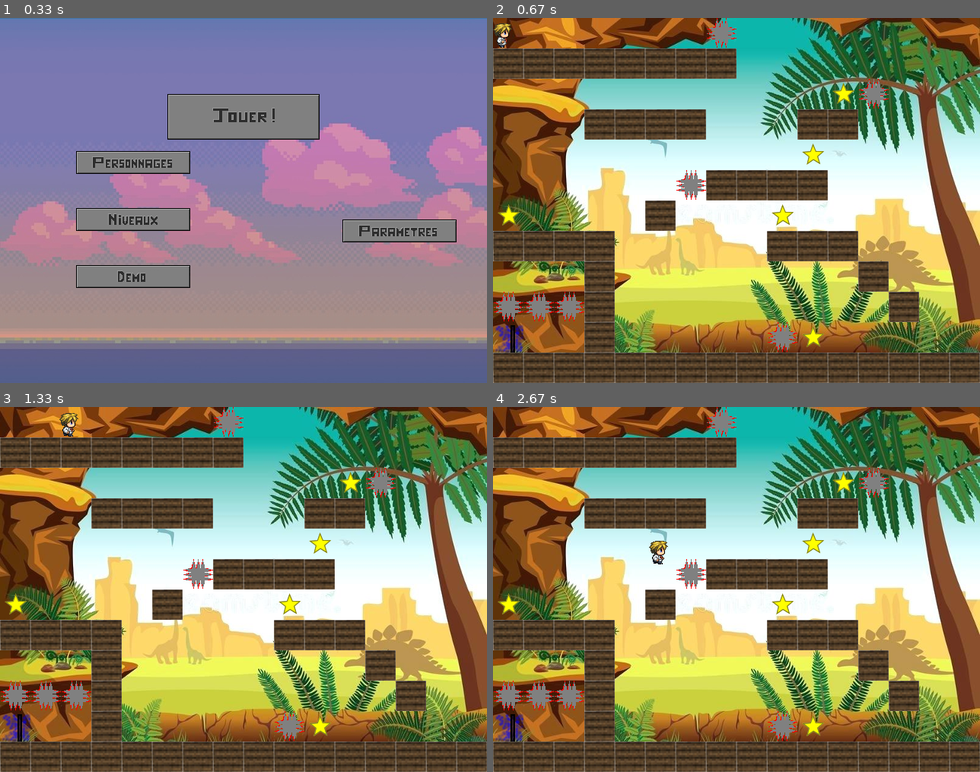
Above: before the commit, frames 1-4 (two rows, left to right).
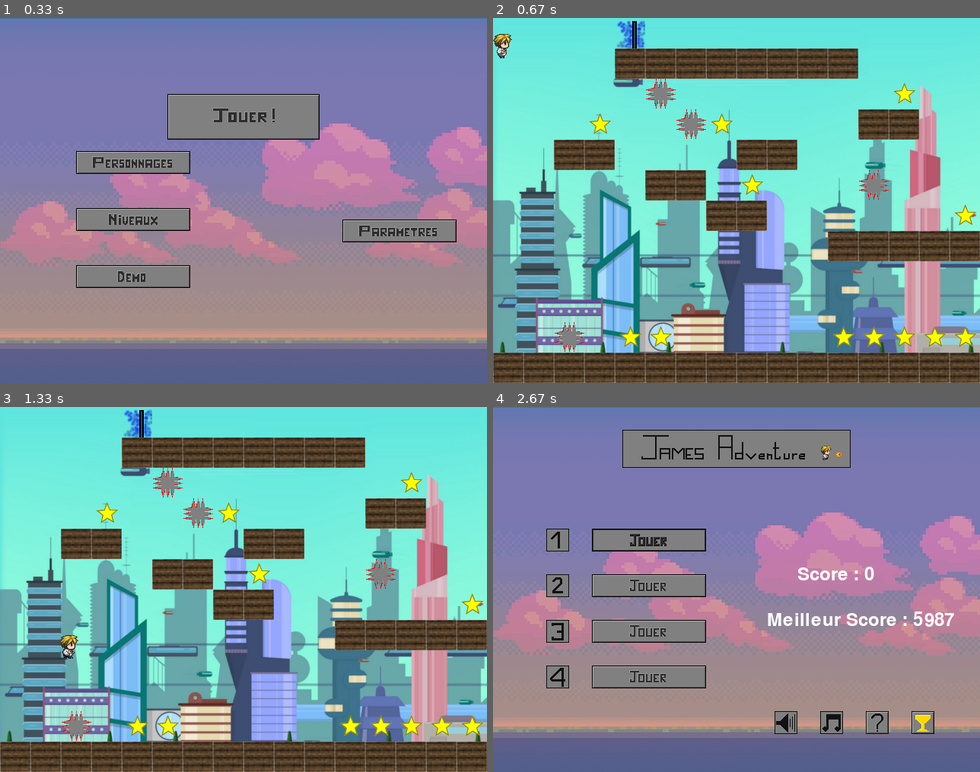
Above: after the commit, the same moments.

Repository: timcrl/jamesadventure
Game: pygame game, started from menu.py
The game is run twice, just before and just after one commit, with the same random seed, the same clock (stepped at 60 frames per second) and the same inputs.
Inputs (mouse positions are in pixels of both pictures, inside the frame that each line leads up to):
- Up to frame 1 (0.33 s): no input
- Up to frame 2 (0.67 s): click (736, 120) at 0.38 s
- Up to frame 3 (1.33 s): hold Right 0.67-1.13 s; hold Up from 1.17 s (still down); tap Space at 1.23 s
- Up to frame 4 (2.67 s): release Up at 1.47 s; click (648, 538) at 2.63 s

Frame 1 is identical in both runs. In frame 2, 89% of the frame differs, in the area x 0-100%, y 0-92%; in frame 3, 89%; in frame 4, 100%, in the area x 0-100%, y 0-100%.

Commit message:
Nouveaux Niveaux crées

Diff:
--- a/constantes.py
+++ b/constantes.py
@@ -40,8 +40,8 @@
 
 # Dictionnaires stockant toutes les information des niveaux
 l1 = {'file':'data/levels/l1.txt', 'background':'data/images/background-dinos.png', 'width':640, 'height':480, 'platform':'data/images/planks.png'}
-l2 = {'file':'data/levels/l2.txt', 'background':'data/images/background-factory.jpg', 'width':640, 'height':480, 'platform':'data/images/planks.png'}
-l3 = {'file':'data/levels/l3.txt', 'background':'data/images/background-contempory.jpg', 'width':640, 'height':480, 'platform':'data/images/plateforme2.png'}
+l2 = {'file':'data/levels/l2.txt', 'background':'data/images/background-factory.png', 'width':640, 'height':480, 'platform':'data/images/planks.png'}
+l3 = {'file':'data/levels/l3.txt', 'background':'data/images/background-contempory.png', 'width':640, 'height':480, 'platform':'data/images/plateforme2.png'}
 l4 = {'file':'data/levels/l4.txt', 'background':'data/images/background-futuristic.png', 'width':640, 'height':480, 'platform':'data/images/plateforme2.png'}
 
 
--- a/data/levels/l1.txt
+++ b/data/levels/l1.txt
@@ -1,12 +1,12 @@
-0000000e00000000
-mmmmmttm00000000
-00000000000se000
-000mmmmiiimm0000
-0000000000s00000
-000000emmmm00000
-s0000m000s000000
-mmmm00000mmm0000
-000m00000000m000
-eeem000000000m00
-p00t00000es00000
+0000000000000000
+00000s0000000mmm
+mmmmmmm000000tsm
+00000000000mmmmm
+0s00000000000000
+0mmiiimmmmmmmm00
+0000000000000000
+0000000000000mmm
+000000000000m000
+00000s00000m0000
+p0000e0000m00000
 mmmmmmmmmmmmmmmm
--- /dev/null
+++ b/data/levels/l2.txt
@@ -0,0 +1,12 @@
+0000000e00000000
+mmmmmttm00000000
+00000000000se000
+000mmmmiiimm0000
+0000000000se0000
+000000emmmm00000
+s0000m000s000000
+mmmm00000mmm0000
+000m00000000m000
+eeem000000000m00
+p00t00000es00000
+mmmmmmmmmmmmmmmm
--- a/data/levels/l4.txt
+++ b/data/levels/l4.txt
@@ -1,12 +1,13 @@
-000s000e0000000p
-000mtm0000000mmm
-000000i000m0mmmm
-00000000m00m000e
-0000000m0000000s
-00000im000000mmm
-0s00000000000000
-0memmm000000000m
-0s000000ii000000
-0m000000000mtmm0
-s000000000000000
-mmmmmmmmmmmmmmmm
+0000p00000000000
+0000mttmmmmm0000
+00000e0000000s00
+000s00es0000mm00
+00tt0000mmi00000
+00000mm0s000e000
+0000000mm000000s
+00000000000mmttm
+0000000000i00000
+000000000i00i000
+00e0ss00i00sssss
+mmmmttmmmmmttmmm
+eeeeeeeeeeeeeeee
--- a/interface.txt
+++ b/interface.txt
@@ -1,6 +1,6 @@
-1
+4
 3
-1238
+0
 5987
 ON
 ON
--- a/main.py
+++ b/main.py
@@ -30,7 +30,7 @@
 if interface['niveau'] == '3':
 	level = l3
 if interface['niveau'] == '4':
-	level = l3 # Pas encore de niveau 4 a ce jour
+	level = l4 # Pas encore de niveau 4 a ce jour
 
 # création de la fenetre et du fond de la fenetre
 fenetre = pygame.display.set_mode((level['width'], level['height']))
Not shown, changed: constantes.pyc
